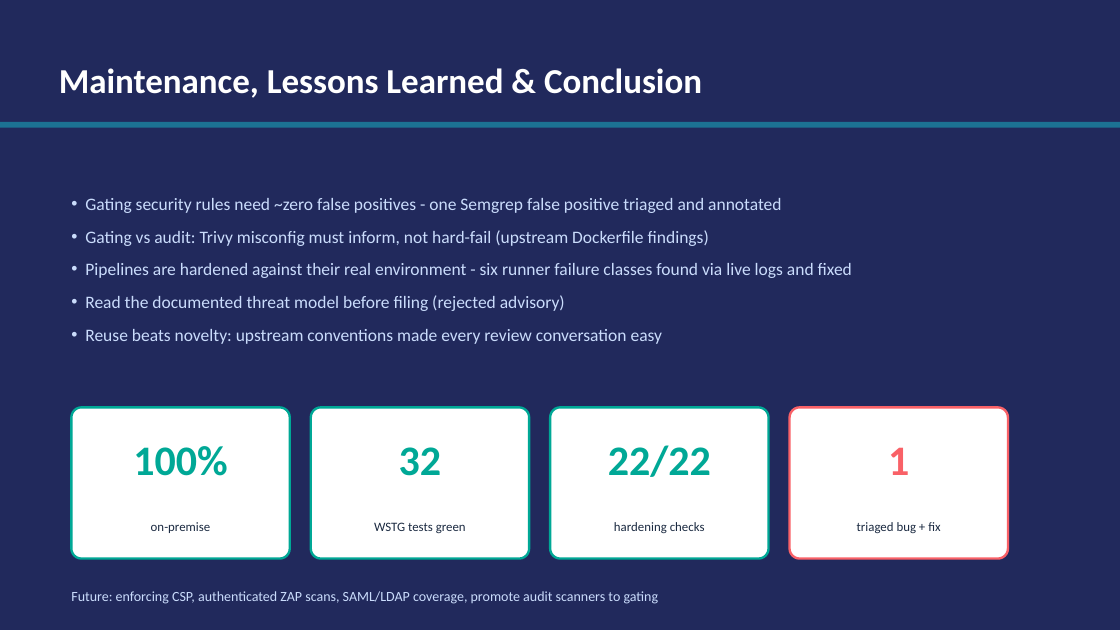
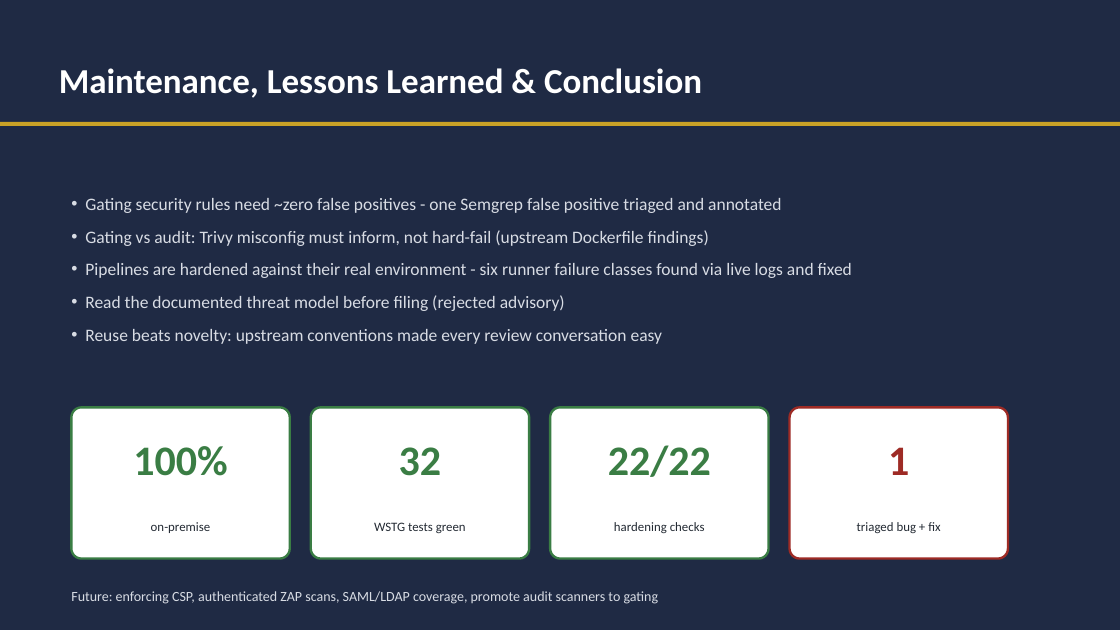
Before and after one commit to kimai/kimai, a slide deck: slide 9 of devsecops/deliverables/DevSecOps_Slides.pptx. Drawn at 1120x630 pixels with LibreOffice and Linux fonts; fonts in the diff are those of the drawing. Boxes give left, top, right and bottom in pixels: in the first picture for what was removed or moved away, otherwise in the second. Text is boxed around its words. In the diff, an @@ line names an element or a change of style, - is before the commit and + after.

```diff
--- a/devsecops/deliverables/DevSecOps_Slides.pptx
+++ b/devsecops/deliverables/DevSecOps_Slides.pptx
@@ rectangle at [0, 0, 1120, 630]: fill #21295C to #1F2A44 @@
@@ rectangle at [0, 122, 1120, 126]: fill #1C7293 to #C9A227 @@
@@ text "Gating security rules need ~zero ..." at [85, 198, 852, 344]: text colour #CADCFC to #D8DCE4 @@
@@ text colour #00A896 to #3A7D44 in 3 elements at [133, 446, 227, 476], [399, 447, 442, 476], [608, 445, 711, 477] @@
@@ outline #00A896 2 pt to #3A7D44 2 pt in 3 elements at [71, 408, 290, 559], [311, 408, 529, 559], [550, 408, 769, 559] @@
@@ text "1" at [888, 447, 909, 475]: text colour #F96167 to #9E2B25 @@
@@ rounded rectangle at [790, 408, 1008, 559]: outline #F96167 2 pt to #9E2B25 2 pt @@
@@ text "triaged bug + fix" at [857, 522, 940, 533]: text colour #1B2A41 to #232A33 @@
@@ text "Future: enforcing CSP, authenticated ZAP ..." at [71, 591, 659, 604]: text colour #CADCFC to #D8DCE4 @@
```
Also in this commit, not shown: 8 other slides changed.
